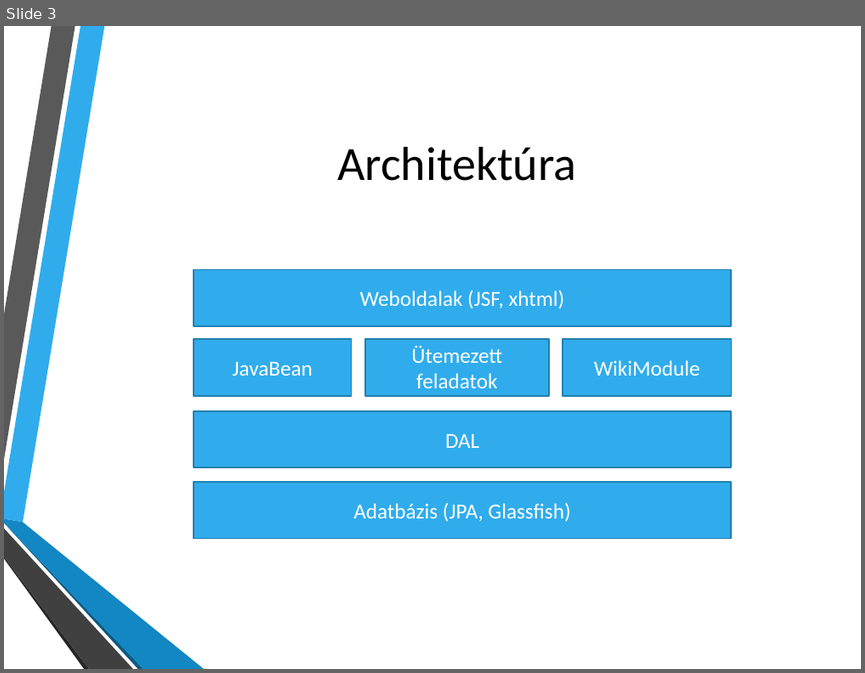
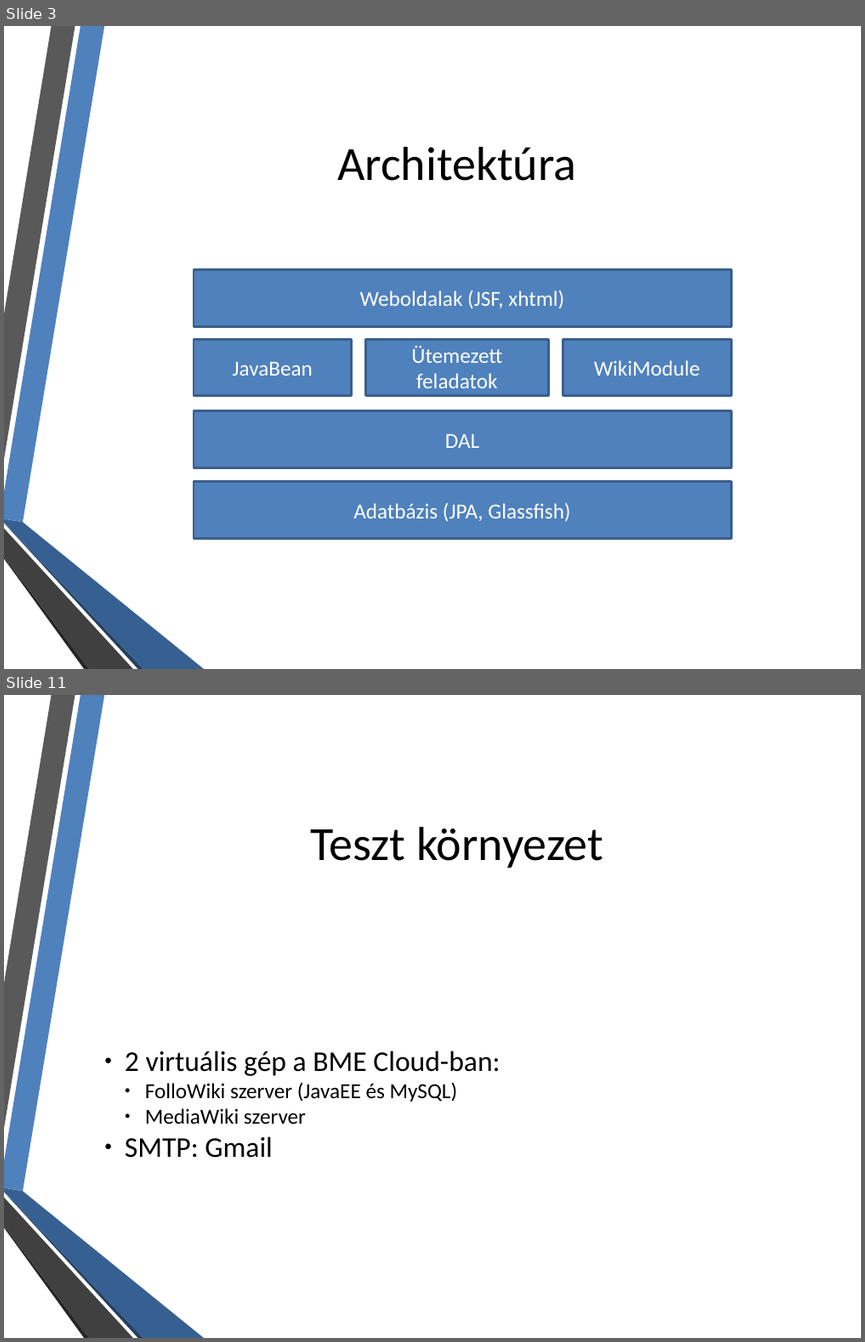
Before and after one commit to ldmnyblzs/FolloWiki, a slide deck: doc/FolloWiki.pptx. Shown one above the other, each under a label of ours: slide 3 before the commit, slides 3 and 11 after it; the slides between them are not shown. The pictures are 865x673 and 865x1342 pixels, drawn with LibreOffice and Linux fonts; fonts in the diff are those of the drawing; background and template pictures are left out. Boxes give left, top, right and bottom in pixels: in the first picture for what was removed or moved away, otherwise in the second. Text is boxed around its words. In the diff, an @@ line names an element or a change of style, - is before the commit and + after.

```diff
--- a/doc/FolloWiki.pptx
+++ b/doc/FolloWiki.pptx
@@ slide 11 added at bbox=[4, 695, 861, 1338], background picture (left out); not listed: 6 template elements that a slide beside it also shows @@
@@ text added at bbox=[310, 827, 603, 868], 40 pt, text #000000 @@
+Teszt környezet
@@ text added at bbox=[125, 1050, 500, 1157], 18 pt, text #000000 @@
+● 2 virtuális gép a BME Cloud-ban:
+  ● FolloWiki szerver (JavaEE és MySQL)
+  ● MediaWiki szerver
+● SMTP: Gmail
@@ slide 3 changed as well @@
@@ freeform shape at bbox=[4, 26, 104, 522]: fill #30ACEC to #4F81BD @@
@@ fill #30ACEC to #4F81BD; outline #247FAF 1.25 pt to #3A5F8C 2 pt in 6 elements at bbox=[194, 482, 731, 539], bbox=[194, 411, 731, 467], bbox=[365, 339, 549, 395], bbox=[562, 339, 732, 395], bbox=[194, 269, 731, 326], bbox=[194, 339, 351, 395] @@
@@ freeform shape at bbox=[4, 522, 143, 669]: fill #0C5A82 to #254061 @@
@@ freeform shape at bbox=[4, 519, 204, 669]: fill #1287C3 to #376092 @@
```
Also in this commit, not shown: 6 other slides changed, 4 other slides added, 1 slide removed.
